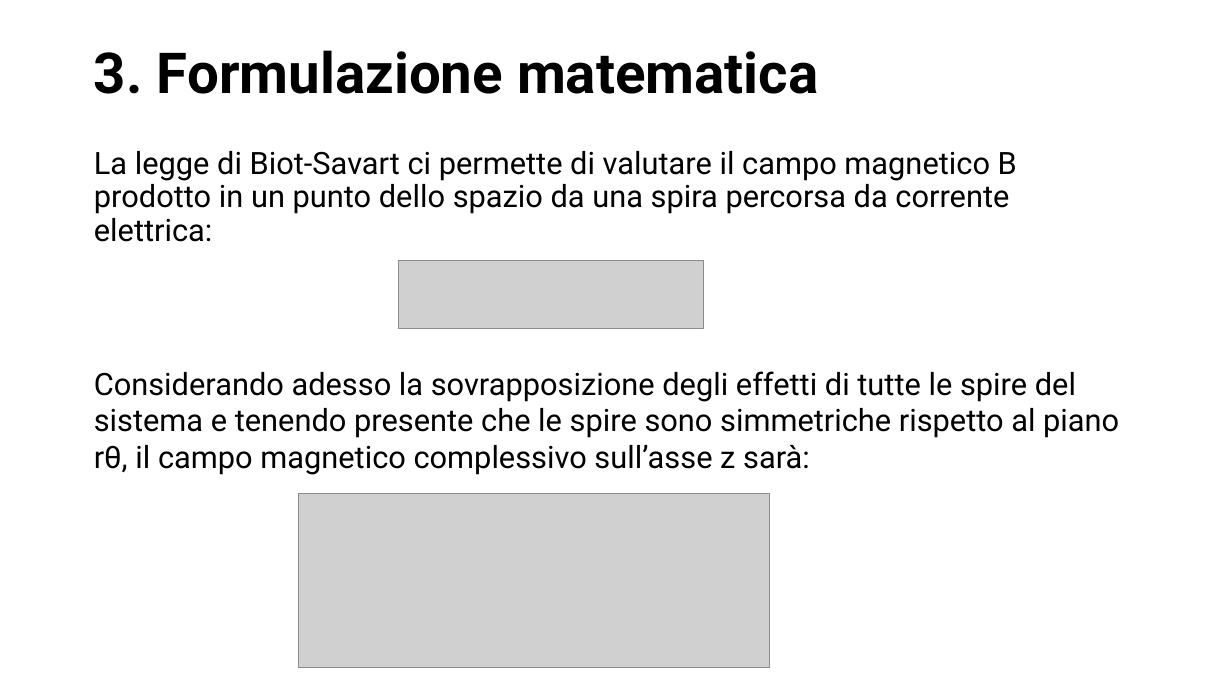
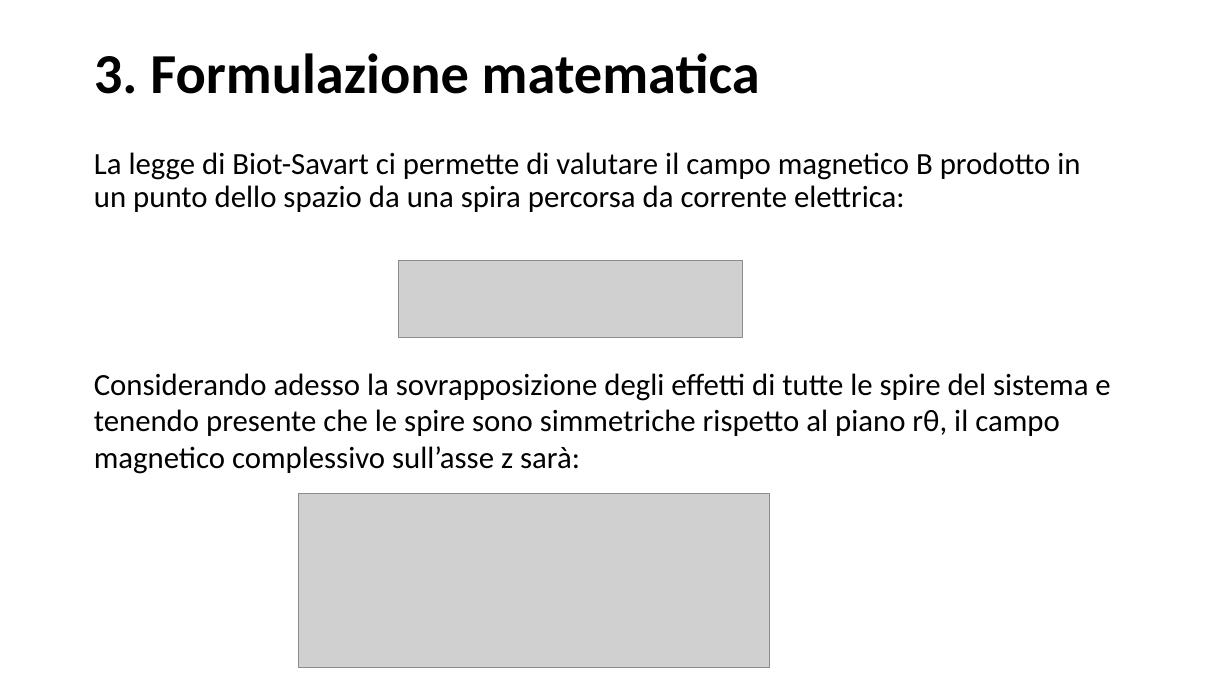
Before and after one commit to BernardoGiordano/NelderMeadMethod, a slide deck: slide 5 of presentazione progetto/Presentazione martone MOTT.pptx. Drawn at 1232x693 pixels with LibreOffice and Linux fonts; fonts in the diff are those of the drawing; grey boxes stand for pictures; background and template pictures are left out. Boxes give left, top, right and bottom in pixels: in the first picture for what was removed or moved away, otherwise in the second. Text is boxed around its words. In the diff, an @@ line names an element or a change of style, - is before the commit and + after.

```diff
--- a/presentazione progetto/Presentazione martone MOTT.pptx
+++ b/presentazione progetto/Presentazione martone MOTT.pptx
@@ picture: place and size @@
-picture at [398, 261, 703, 329]
+picture at [398, 261, 742, 337]
@@ font Roboto to Calibri in 3 elements at [94, 53, 760, 94], [94, 152, 1080, 212], [94, 373, 1110, 474] @@
```
Also in this commit, not shown: 6 other slides changed, 2 slides added, 2 slides removed.
